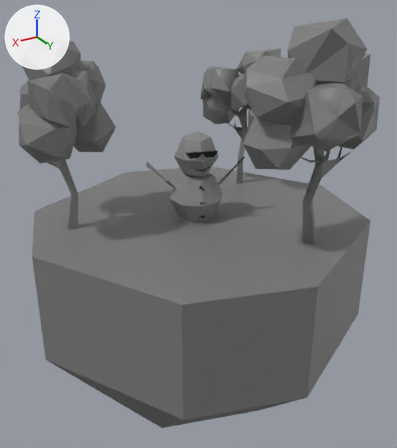
What one commit did to the glTF model HANAHIME/Game/resource/user/model/stage/Sky2.glb.
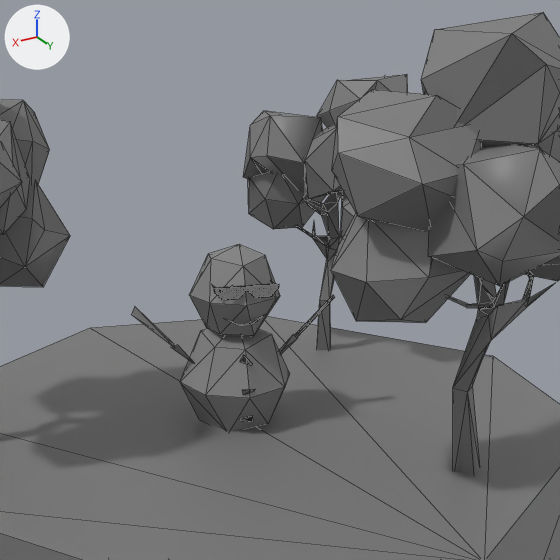
Each version is shown whole from a 50 mm lens placed at (502.4, -464.8, -152.6), pointed at (453.0, -547.1, -193.7), then close up on the part from 21% to 89% of the width and 3% to 64% of the height. Lighting does not change. The marker at upper left points along +X, +Y and +Z. The close-ups show mesh edges as thin lines. Where no turn or scale is listed for an object, it has been applied to the vertices. Vertices at the same position are counted once.

The older version as bpy lines, for what is in view:
```python
me_円柱_018 = bpy.data.meshes.new('円柱.018')
me_円柱_018.from_pydata(...)  # 1170 vertices, 2539 faces; spans x -31.6..31.6, y -31.6..31.6, z -30.0..45.6
# faces by material slot: [4, 492, 538, 82, 36, 1387]
me_円柱_018.materials.append(mat_マテリアル_010)  # grey #878787
me_円柱_018.materials.append(mat_マテリアル)  # black #000000
me_円柱_018.materials.append(mat_マテリアル_009)  # black #000000
me_円柱_018.materials.append(mat_マテリアル_013)  # grey #878787
me_円柱_018.materials.append(mat_back_001)  # grey #7c7c7c
me_円柱_018.materials.append(mat_back_002)  # grey #7c7c7c
ob_sky2 = bpy.data.objects.new('Sky2', me_円柱_018)
ob_sky2.location = (453.0, -546.9, -202.0)
```
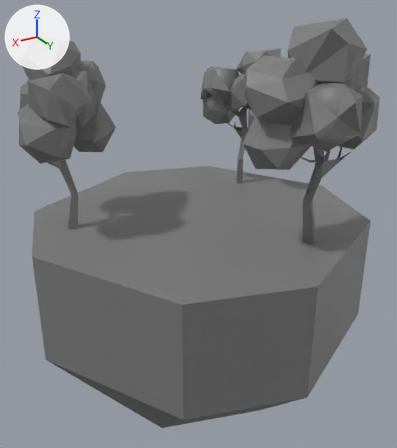
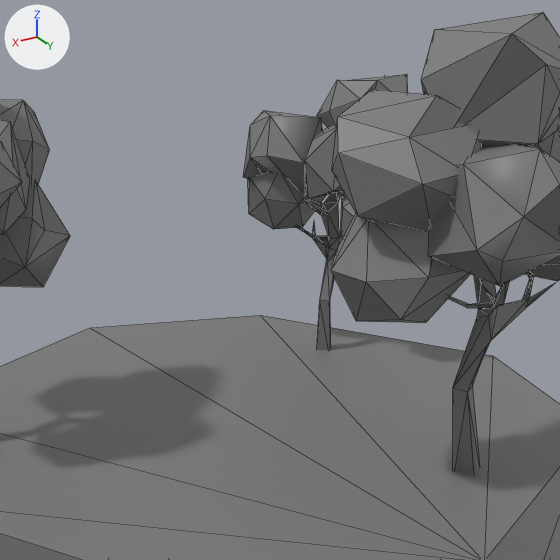
Commit message: SnowManを削除。

What differs and where, as boxes (x1, y1, x2, y2) in the close-ups (560 x 560 px):
```json
{"part": 1, "of": "me_円柱_018", "change": "deleted", "before": [131, 244, 335, 431]}
```

The change, as JSON lines over the scene's bpy script:
```json
{"block": "me_円柱_018", "where": "# used by ob_sky2; location = (453.0, -546.9, -202.0)"}
{"op": "remove", "block": "me_円柱_018", "code": "me_円柱_018.from_pydata(...)  # 1170 vertices, 2539 faces; spans x -31.6..31.6, y -31.6..31.6, z -30.0..45.6"}
{"op": "remove", "block": "me_円柱_018", "code": "me_円柱_018.materials.append(mat_マテリアル_010)  # grey #878787"}
{"op": "remove", "block": "me_円柱_018", "code": "me_円柱_018.materials.append(mat_マテリアル)  # black #000000"}
{"op": "remove", "block": "me_円柱_018", "code": "me_円柱_018.materials.append(mat_マテリアル_009)  # black #000000"}
{"op": "remove", "block": "me_円柱_018", "code": "me_円柱_018.materials.append(mat_マテリアル_013)  # grey #878787"}
{"op": "add", "block": "me_円柱_018", "code": "me_円柱_018.from_pydata(...)  # 745 vertices, 1423 faces; spans x -31.6..31.6, y -31.6..31.6, z -30.0..45.6"}
{"block": "me_円柱_018", "change": "me_円柱_018 part 1: 19 loose pieces with 425 vertices, spanning x -8.6..9.5, y -5.1..4.7, z 8.8..25.9, are deleted"}
```
